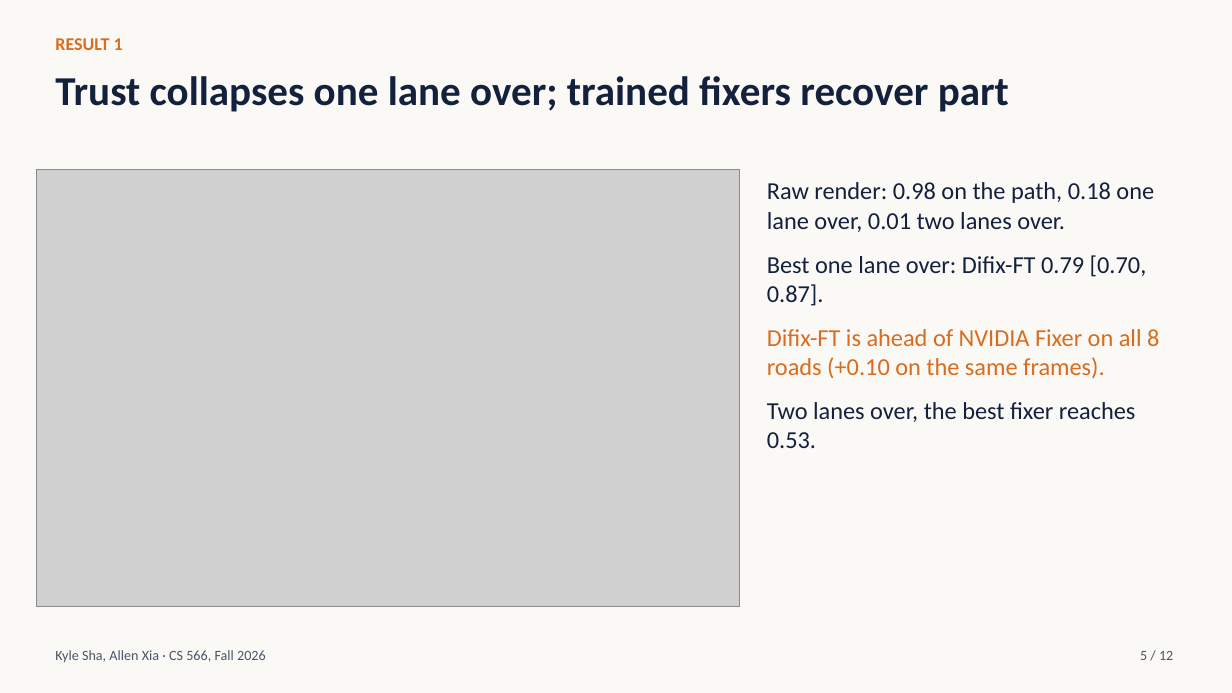
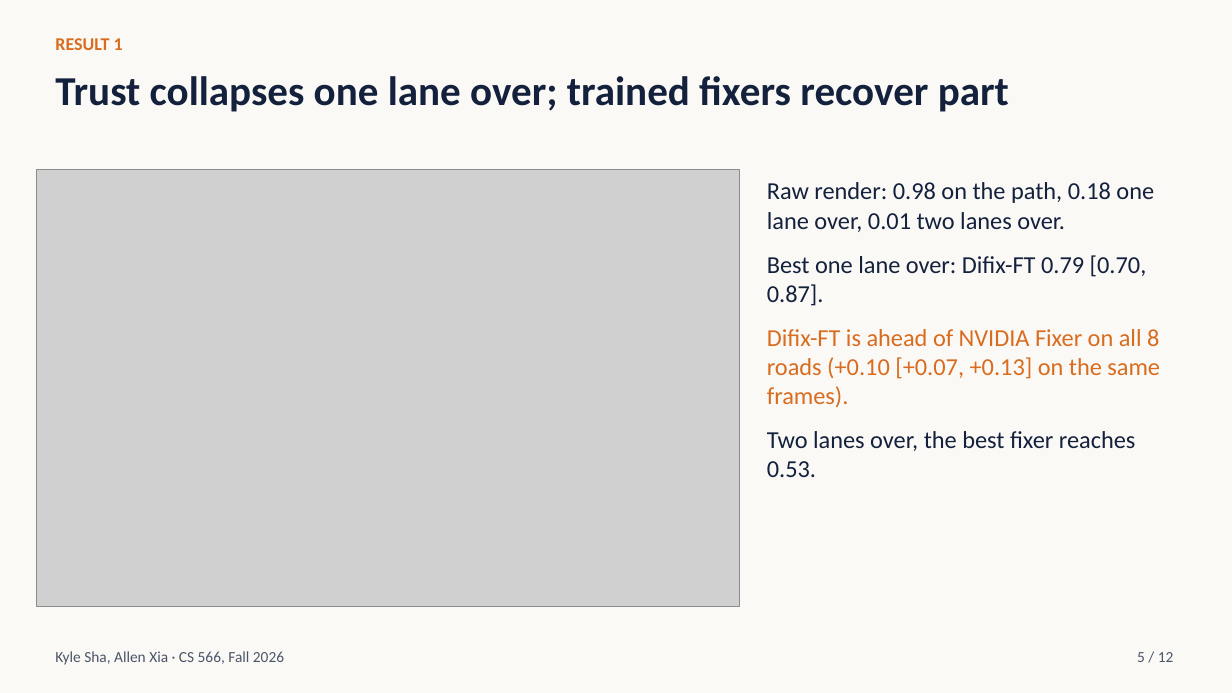
Before and after one commit to ksha23/cs566-drive-sim-trust, a slide deck: slide 5 of presentation/cs566_drive_sim_talk.pptx. Drawn at 1232x693 pixels with LibreOffice and Linux fonts; fonts in the diff are those of the drawing; grey boxes stand for pictures. Boxes give left, top, right and bottom in pixels: in the first picture for what was removed or moved away, otherwise in the second. Text is boxed around its words. In the diff, an @@ line names an element or a change of style, - is before the commit and + after.

```diff
--- a/presentation/cs566_drive_sim_talk.pptx
+++ b/presentation/cs566_drive_sim_talk.pptx
@@ text at (767,329,1160,407): text changed @@
-Difix-FT is ahead of NVIDIA Fixer on all 8 roads (+0.10 on the same frames).
+Difix-FT is ahead of NVIDIA Fixer on all 8 roads (+0.10 [+0.07, +0.13] on the same frames).
@@ text "Kyle Sha, Allen Xia · ..." at (55,651,284,665): size 11 to 12 pt @@
@@ text "5 / 12" at (1137,652,1174,662): size 11 to 12 pt @@
```
Also in this commit, not shown: 11 other slides changed, 5 other files.
